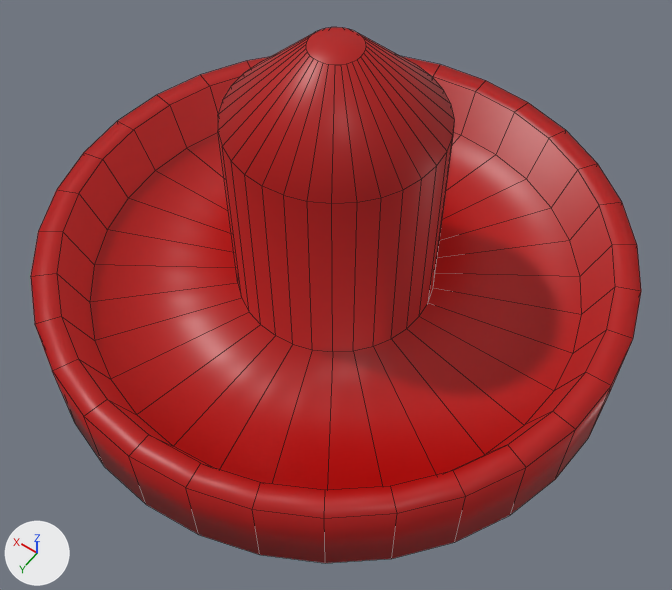
The OBJ model OTTER/projects/Week8-Completed/res/Paddle.obj: old version first, new version second.
Before and after are seen from a 50 mm lens placed at (-0.0804, 0.1126, 0.177), pointed at (-0.0102, 0.0143, 0.0226). The lights are fixed; the arrows at lower left show +X, +Y and +Z. Mesh edges are drawn as thin lines. Where no turn or scale is listed for an object, it has been applied to the vertices.
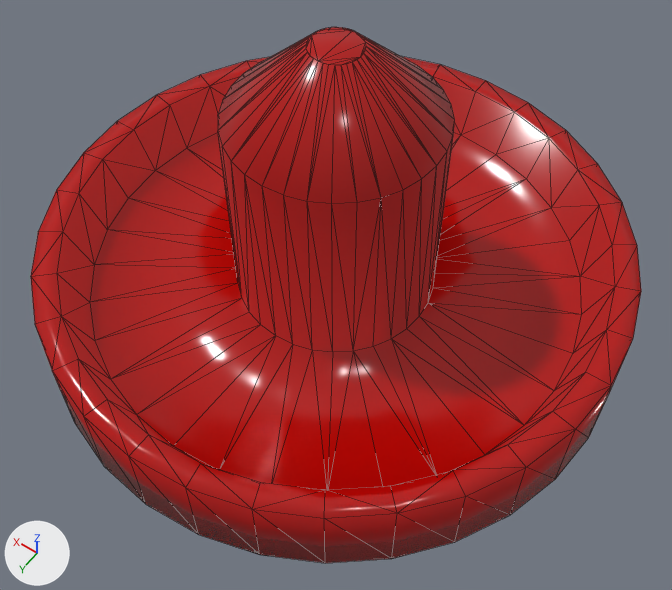
Boxes [x1, y1, x2, y2] around the edits, measured in the pictures (672 x 590 px):
'Circle', surface changed
    both: [31, 27, 641, 563]

Edits to the bpy script that builds the scene:
```text
Change mat_material_001:
    mat_material_001.roughness: 0.417 -> 0.172
```
